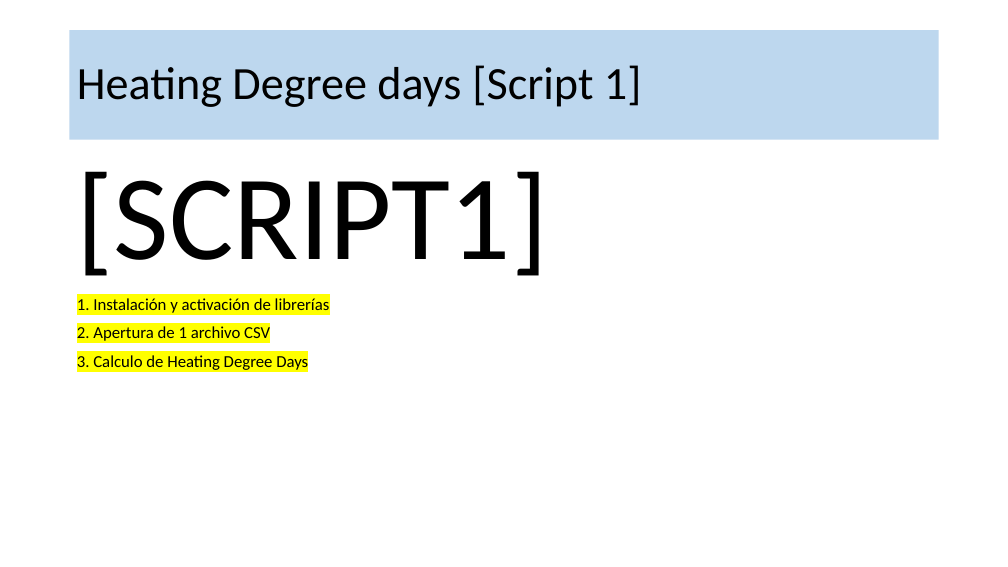
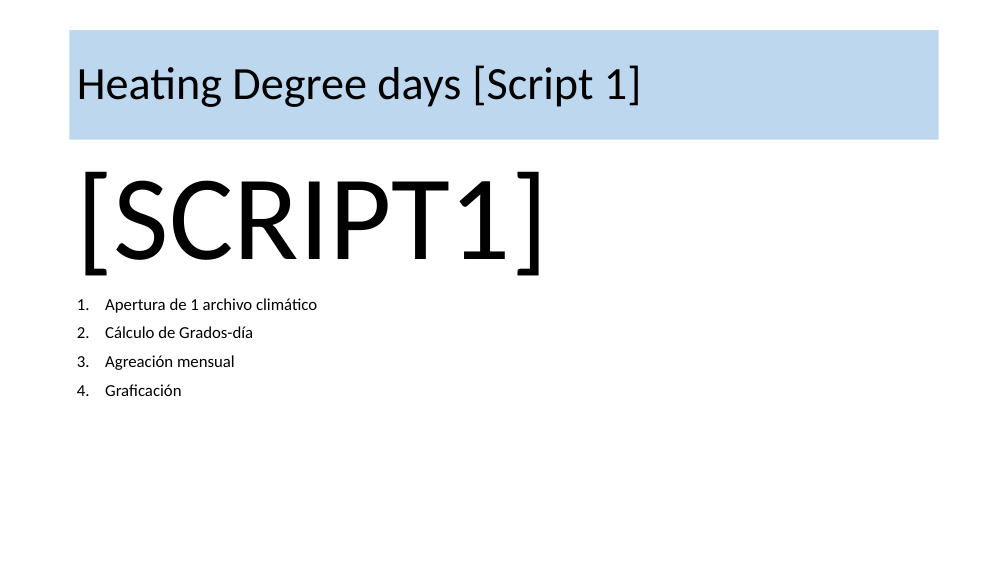
Before and after one commit to robgaray/PhD_Course_Practice_03, a slide deck: slide 13 of 3_Presentations/Sesion_3_Practica.pptx. Drawn at 1008x567 pixels with LibreOffice and Linux fonts; fonts in the diff are those of the drawing; background and template pictures are left out. Boxes give left, top, right and bottom in pixels: in the first picture for what was removed or moved away, otherwise in the second. Text is boxed around its words. In the diff, an @@ line names an element or a change of style, - is before the commit and + after.

Commit message:
trabajo scripts 1-2

```diff
--- a/3_Presentations/Sesion_3_Practica.pptx
+++ b/3_Presentations/Sesion_3_Practica.pptx
@@ text at (x1=105, y1=298, x2=317, y2=396): text changed @@
-1. Instalación y activación de librerías
-2. Apertura de 1 archivo CSV
-3. Calculo de Heating Degree Days
+1. Apertura de 1 archivo climático
+2. Cálculo de Grados-día
+3. Agreación mensual
+4. Graficación
```
Also in this commit, not shown: 1 other slide changed, 1 slide added, 3 other files.
